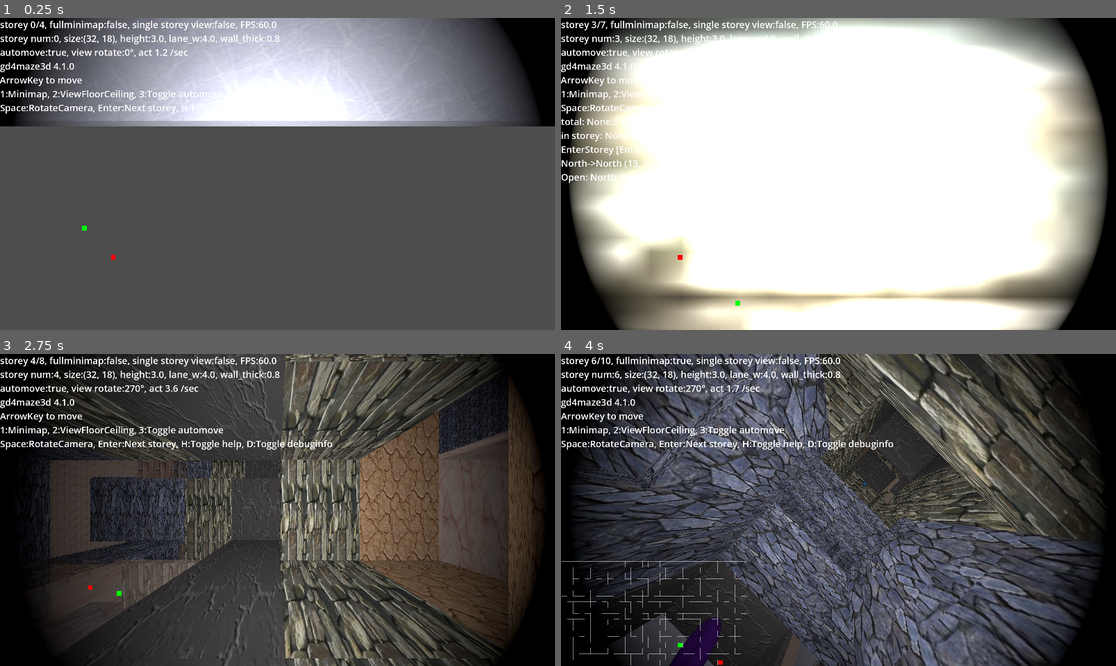
Above: before the commit, frames 1-4 (two rows, left to right).
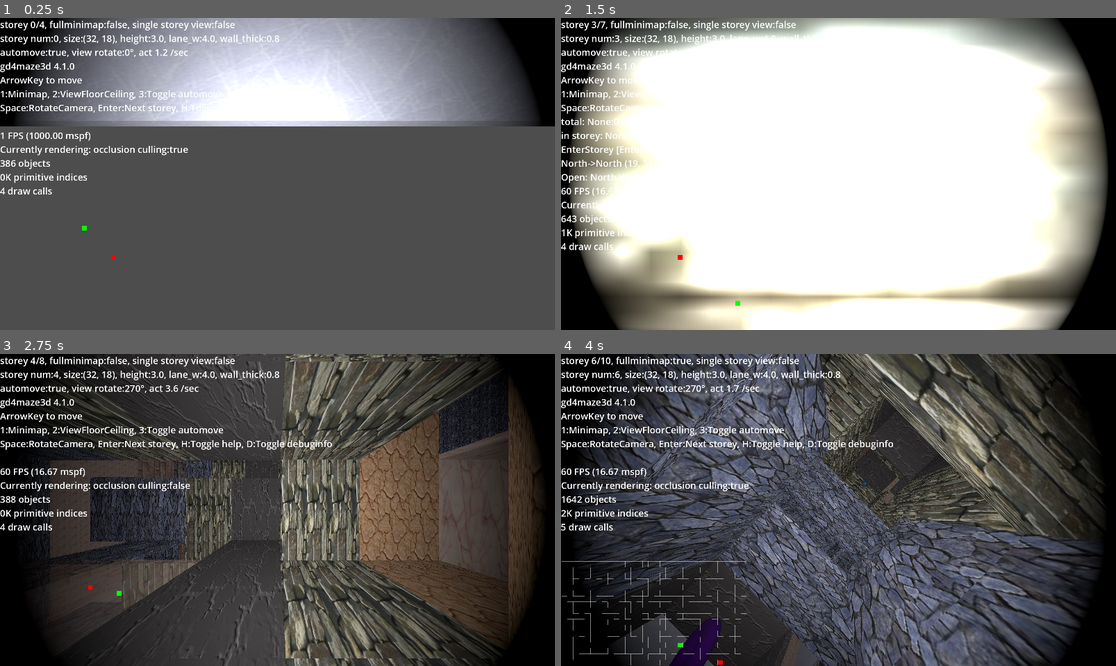
Above: after the commit, the same moments.

Repository: kasworld/gd4maze3d
Game: Godot game, scene res://main.tscn
Same seed, same stepped clock (60 frames per second), same inputs: the game is played once before the commit and once after it.
Inputs (mouse positions are in pixels of both pictures, inside the frame that each line leads up to):
- Up to frame 1 (0.25 s): no input
- Up to frame 2 (1.5 s): tap Enter at 0.5, 0.8, 1.35 s; move the mouse to (960, 158) at 0.52 s; hold D 0.53-1.28 s; tap O at 0.6 s; click (960, 158) at 0.67 s; tap Space at 0.77 s; move the mouse to (727, 189) at 1.27 s; hold Down from 1.28 s (still down)
- Up to frame 3 (2.75 s): tap Space at 1.52 s; tap O at 1.55, 2.1 s; move the mouse to (333, 441) at 2.02 s; release Down at 2.03 s; hold D from 2.03 s (still down); tap Enter at 2.3 s
- Up to frame 4 (4 s): move the mouse to (810, 572) at 2.77 s; release D at 2.78 s; hold Up 2.78-3.53 s; tap Enter at 2.85, 3.8 s; click (810, 572) at 2.92 s; tap Space at 3.02, 3.77 s; tap O at 3.05 s; move the mouse to (1005, 556) at 3.52 s; hold Left from 3.53 s (still down); tap 1 at 3.6 s

The runs differ from the first frame. In frame 1, 1.3% of the frame differs, in the area x 0-51%, y 1-57%; in frame 2, 0.9%; in frame 3, 1.6%; in frame 4, 1.7%, in the area x 0-60%, y 1-57%.

Commit message:
occlusion culling not work

Diff:
--- a/main.gd
+++ b/main.gd
@@ -121,6 +121,8 @@
 		add_new_storey(i,maze_size,storey_h,lane_w,wall_thick)
 #
 	get_viewport().size_changed.connect(vpsize_changed)
+
+
 	enter_new_storey()
 
 func vpsize_changed()->void:
@@ -139,6 +141,7 @@
 	for i in storey_list.size():
 		storey_list[i].view_floor_ceiling(false,false)
 
+
 	var cur_storey = get_cur_storey()
 	if minimap != null:
 		minimap.queue_free()
@@ -159,6 +162,13 @@
 	set_minimap_mode()
 
 	vpsize_changed()
+
+	#var meshx = maze_size.x*lane_w +wall_thick*2
+	#var meshy = maze_size.y*lane_w +wall_thick*2
+	#var total_h = storey_h*(VisibleStoreyUp+VisibleStoreyDown+1)
+	#$OccluderInstance3D.occluder.size = Vector3(meshx,total_h,meshy)
+	#$OccluderInstance3D.position = Vector3(meshx/2,total_h/2,meshy/2)
+	#$OccluderInstance3D.set_bake_simplification_distance(0.01)
 
 func _process(delta: float) -> void:
 	var cur_storey = get_cur_storey()
@@ -207,6 +217,8 @@
 			help_on = !help_on
 		elif event.keycode == KEY_D:
 			debug_on = !debug_on
+		elif event.keycode == KEY_O:
+			get_tree().root.use_occlusion_culling = not get_tree().root.use_occlusion_culling
 
 		elif event.keycode == KEY_UP:
 			get_main_char().queue_act(Character.Act.Forward)
@@ -238,13 +250,34 @@
 	var debugstr = ""
 	if debug_on:
 		debugstr = get_main_char().debug_str()
-	$Label.text = "storey %d/%d, fullminimap:%s, single storey view:%s, FPS:%.1f\nstorey %s\n%s\n%s\n%s" % [
+	$Label.text = """storey %d/%d, fullminimap:%s, single storey view:%s
+storey %s
+%s
+%s
+%s
+%s""" % [
 		cur_storey_index,storey_list.size(),
-		full_minimap, view_floor_ceiling, 1.0/dur,
+		full_minimap, view_floor_ceiling,
 		get_cur_storey().info_str(),
 		get_main_char().info_str(),
 		helpstr, debugstr,
+		performance_info(),
 		]
+
+func performance_info()->String:
+	return 	"""%d FPS (%.2f mspf)
+Currently rendering: occlusion culling:%s
+%d objects
+%dK primitive indices
+%d draw calls
+""" % [
+	Engine.get_frames_per_second(),1000.0 / Engine.get_frames_per_second(),
+	get_tree().root.use_occlusion_culling,
+	RenderingServer.get_rendering_info(RenderingServer.RENDERING_INFO_TOTAL_OBJECTS_IN_FRAME),
+	RenderingServer.get_rendering_info(RenderingServer.RENDERING_INFO_TOTAL_PRIMITIVES_IN_FRAME) * 0.001,
+	RenderingServer.get_rendering_info(RenderingServer.RENDERING_INFO_TOTAL_DRAW_CALLS_IN_FRAME),
+]
+
 
 func animate_act(pl :Character, dur :float)->void:
 	match pl.act_current:
--- a/main.tscn
+++ b/main.tscn
@@ -24,6 +24,8 @@
 flip_faces = true
 size = Vector2(100, 100)
 
+[sub_resource type="BoxOccluder3D" id="BoxOccluder3D_fa1kh"]
+
 [node name="Main" type="Node3D"]
 script = ExtResource("1_ct15n")
 
@@ -43,3 +45,7 @@
 transform = Transform3D(1, 0, 0, 0, 1, 0, 0, 0, 1, 0, 1, 0)
 mesh = SubResource("PlaneMesh_jjisx")
 skeleton = NodePath("../..")
+
+[node name="OccluderInstance3D" type="OccluderInstance3D" parent="."]
+visible = false
+occluder = SubResource("BoxOccluder3D_fa1kh")
--- a/project.godot
+++ b/project.godot
@@ -27,3 +27,4 @@
 [rendering]
 
 textures/vram_compression/import_etc2_astc=true
+occlusion_culling/use_occlusion_culling=true
Not shown: 1 places in main.tscn that only renumber resources
